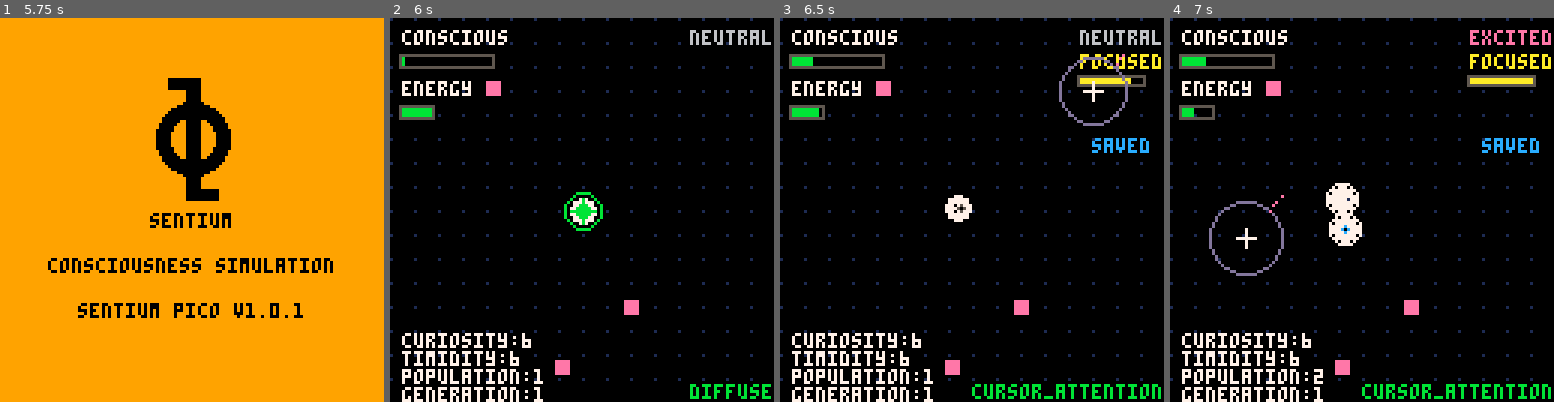
Above: before the commit, frames 1-4 (left to right).
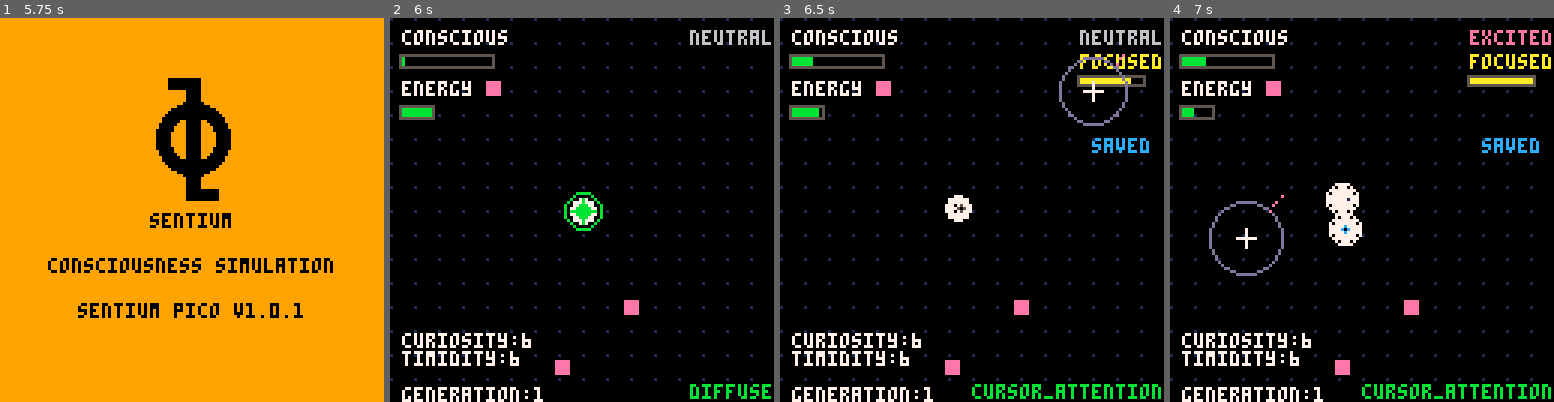
Above: after the commit, the same moments.

Repository: lopanapol/sentium-pico
Game: PICO-8 cartridge sentium-pico.p8
Two runs of this game, one before a commit and one after it. Both use one fixed random seed, a clock stepped at 60 frames per second and the inputs below.
Inputs (mouse positions are in pixels of both pictures, inside the frame that each line leads up to):
- Up to frame 1 (5.75 s): tap X (X key) at 0.33, 1.07, 1.85, 2.97, 4.08, 5.2 s; click (280, 121) at 0.67 s; tap O (Z key) at 0.7, 1.7, 2.1, 2.5, 2.9, 3.3, 3.7, 4.1, 4.5, 4.9, 5.3, 5.7 s; click (46, 267) at 1.22 s; click (107, 114) at 1.77 s; click (172, 259) at 2.32 s; click (234, 106) at 2.87 s; click (295, 256) at 3.42 s; click (61, 102) at 3.97 s; click (122, 248) at 4.52 s; click (184, 94) at 5.07 s; click (249, 244) at 5.62 s
- Up to frame 2 (6 s): no input
- Up to frame 3 (6.5 s): tap O (Z key) at 6.1 s; click (1091, 90) at 6.17 s; tap X (X key) at 6.32 s
- Up to frame 4 (7 s): tap O (Z key) at 6.5, 6.9 s; click (1246, 236) at 6.72 s

Frame 1 is identical in both runs. In frame 2, 0.6% of the frame differs, in the area x 3-40%, y 91-96%; in frame 3, 0.6%; in frame 4, 0.7%.

Commit message:
Remove population display from draw_ui function for clarity

Diff:
--- a/sentium-pico.p8
+++ b/sentium-pico.p8
@@ -858,7 +858,6 @@
   rect(3, 29, 14, 33, 5)
   print("curiosity:"..flr(primary_pixel.personality.curiosity*10), 4, 105, 7)
   print("timidity:"..flr(primary_pixel.personality.timidity*10), 4, 111, 7)
-  print("population:"..#pixels, 4, 117, 7)
   print("generation:"..cur_gen, 4, 123, 7)
   local gen_counts = {}
   for pixel in all(pixels) do
